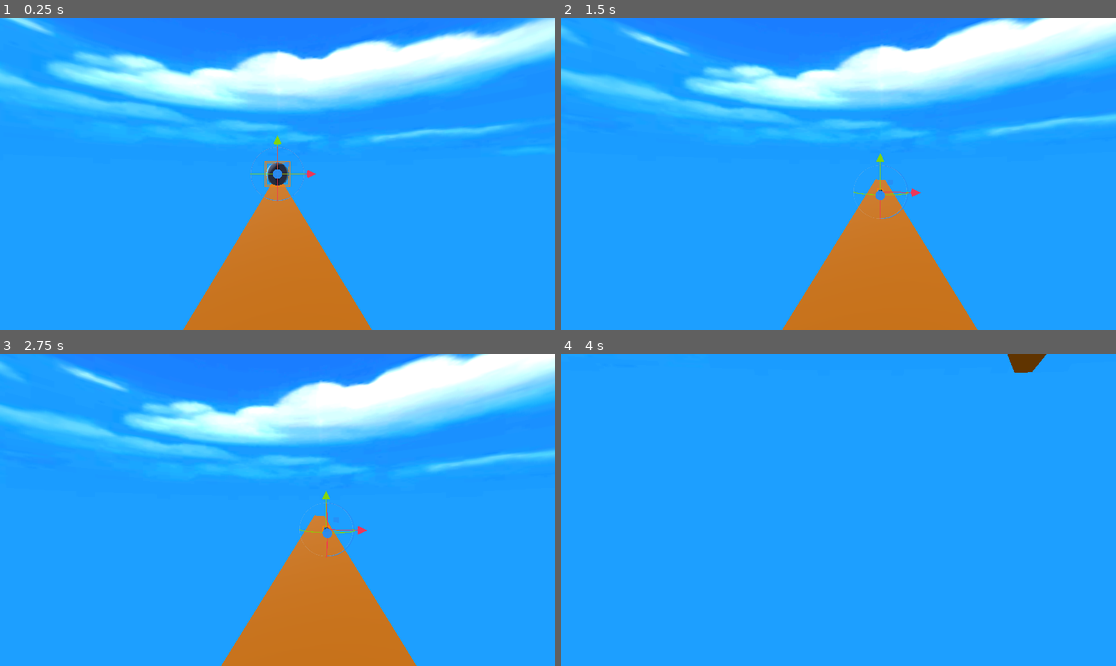
Above: before the commit, frames 1-4 (two rows, left to right).
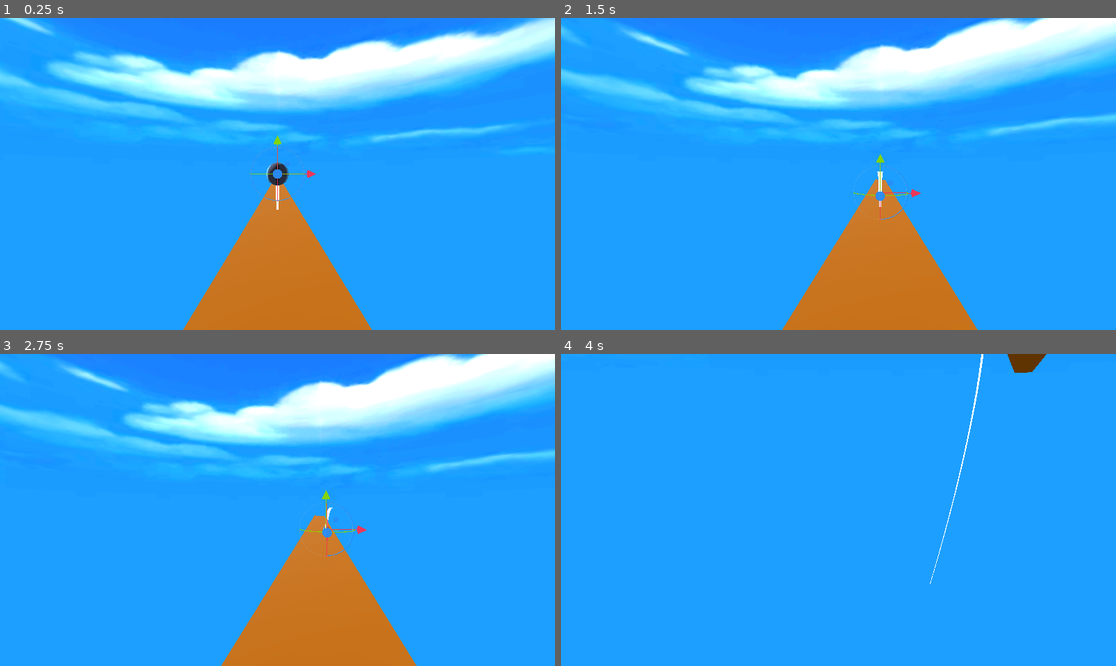
Above: after the commit, the same moments.

Repository: ErythiaSea/CMP400-PhET
Game: Godot game, scene res://Scenes/bowlingEnv.tscn
Same seed, same stepped clock (60 frames per second), same inputs: the game is played once before the commit and once after it. This scene is started directly instead of the project's main scene. The engine's default icon, where the game draws it, is replaced by a stand-in: a white triangle on a blue panel in a dark square.
Inputs (mouse positions are in pixels of both pictures, inside the frame that each line leads up to):
- Up to frame 1 (0.25 s): no input
- Up to frame 2 (1.5 s): tap Enter (ui_accept) at 0.5, 0.77 s; move the mouse to (866, 174) at 0.52 s; hold Right mouse button (mouselook_hold) 0.53-1.28 s; hold I (ball_forward) from 0.53 s (still down); tap Space (ball_fire) at 0.6 s; click (866, 174) at 0.67 s; move the mouse to (810, 174) at 1.27 s; right-click (810, 174) at 1.35 s; click (810, 174) at 1.42 s
- Up to frame 3 (2.75 s): tap Enter (ui_accept) at 1.52 s; tap Space (ball_fire) at 1.55, 2.1 s; move the mouse to (333, 441) at 2.02 s; release I (ball_forward) at 2.03 s; hold L (ball_right) from 2.03 s (still down); hold Right mouse button (mouselook_hold) from 2.03 s (still down); click (333, 441) at 2.17 s
- Up to frame 4 (4 s): move the mouse to (832, 516) at 2.77 s; release L (ball_right) at 2.78 s; release Right mouse button (mouselook_hold) at 2.78 s; hold I (ball_forward) 2.78-3.53 s; tap S (camera_bck) at 2.85 s; click (832, 516) at 2.92 s; tap Enter (ui_accept) at 3.02, 3.77 s; tap Space (ball_fire) at 3.05 s; move the mouse to (1005, 556) at 3.52 s; hold J (ball_left) from 3.53 s (still down); hold E (camera_down) from 3.53 s (still down); click (1005, 556) at 3.67 s; right-click (1005, 556) at 3.8 s

The runs differ from the first frame. In frame 1, 0.1% of the frame differs, in the area x 47-53%, y 45-62%; in frame 2, 0.2%, in the area x 52-65%, y 43-65%; in frame 3, 0.2%; in frame 4, 0.2%.

Commit message:
working trajectory line

Diff:
--- a/Scenes/bowlingEnv.tscn
+++ b/Scenes/bowlingEnv.tscn
@@ -7,6 +7,7 @@
 [ext_resource type="Texture2D" uid="uid://d1m22d2jq0h1m" path="res://GFX/icon.svg" id="3_wp4vv"]
 [ext_resource type="PackedScene" uid="uid://bvlr2qb0wnb5" path="res://Scenes/forceDiagComponent.tscn" id="4_0fhea"]
 [ext_resource type="Script" uid="uid://e3f1ox6y6cvg" path="res://addons/Gizmo3DScript/gizmo3D.gd" id="6_wp4vv"]
+[ext_resource type="Script" uid="uid://cigrabbeusvkm" path="res://Scenes/trajectory_line.gd" id="8_hymiy"]
 
 [sub_resource type="PanoramaSkyMaterial" id="PanoramaSkyMaterial_hymiy"]
 panorama = ExtResource("1_deeac")
@@ -25,6 +26,8 @@
 ambient_light_color = Color(0.7666196, 0.76661956, 0.76661956, 1)
 reflected_light_source = 1
 
+[sub_resource type="ImmediateMesh" id="ImmediateMesh_lt5hn"]
+
 [sub_resource type="PhysicsMaterial" id="PhysicsMaterial_65q5m"]
 friction = 0.2
 
@@ -39,7 +42,7 @@
 albedo_texture = ExtResource("3_wp4vv")
 
 [sub_resource type="PhysicsMaterial" id="PhysicsMaterial_hymiy"]
-friction = 0.0
+friction = 0.08
 bounce = 0.25
 
 [sub_resource type="StandardMaterial3D" id="StandardMaterial3D_w56ka"]
@@ -62,6 +65,7 @@
 show_rotation_line = false
 show_rotation_arc = false
 _opacity = 0.8
+_selection_box_color = Color(1, 0.5019608, 0, 0)
 metadata/_custom_type_script = "uid://e3f1ox6y6cvg"
 
 [node name="DirectionalLight3D" type="DirectionalLight3D" parent="."]
@@ -75,13 +79,21 @@
 [node name="WorldEnvironment" type="WorldEnvironment" parent="."]
 environment = SubResource("Environment_lt5hn")
 
-[node name="ForceBall" type="RigidBody3D" parent="."]
+[node name="TrajectoryLine" type="MeshInstance3D" parent="." node_paths=PackedStringArray("projectile")]
+top_level = true
+mesh = SubResource("ImmediateMesh_lt5hn")
+skeleton = NodePath("../ForceBall")
+script = ExtResource("8_hymiy")
+projectile = NodePath("../ForceBall")
+
+[node name="ForceBall" type="RigidBody3D" parent="." node_paths=PackedStringArray("traj_line")]
 transform = Transform3D(1, 0, 0, 0, 1, 0, 0, 0, 1, 0, 1, 0)
 mass = 7.0
 physics_material_override = SubResource("PhysicsMaterial_65q5m")
 can_sleep = false
 freeze = true
 script = ExtResource("3_0fhea")
+traj_line = NodePath("../TrajectoryLine")
 
 [node name="RemoteTransform3D" type="RemoteTransform3D" parent="ForceBall"]
 remote_path = NodePath("../ArrowRoot")
@@ -95,7 +107,7 @@
 surface_material_override/0 = SubResource("StandardMaterial3D_unano")
 
 [node name="ArrowRoot" parent="ForceBall" instance=ExtResource("4_0fhea")]
-transform = Transform3D(0, 0, 0, 0, 0, 0, 0, 0, 0, 0, 1, 0)
+transform = Transform3D(0.0001, 0, 0, 0, 0.0001, 0, 0, 0, 0.0001, 0, 1, 0)
 visible = false
 length_scale = 0.5
 distance_from_center = 0.75
--- a/Scenes/bowling_ball.gd
+++ b/Scenes/bowling_ball.gd
@@ -4,9 +4,13 @@
 @export var air_resistance_coeff: float = 0.03
 
 @onready var force_diag = $ArrowRoot
+@export var traj_line: Node3D
 
 var fired: bool = false
 var fire_impulse_strength: float = 50
+
+var last_pos: Vector3 = Vector3(0, 1, 0)
+var last_rot: Vector3 = Vector3.ZERO
 
 # Called when the node enters the scene tree for the first time.
 func _ready() -> void:
@@ -34,14 +38,20 @@
 		move_and_collide(Vector3.DOWN * 3 * delta)
 
 	if Input.is_action_just_pressed("ball_fire"):
+		last_pos = position
+		last_rot = rotation
 		freeze = false
 		linear_velocity = Vector3.ZERO
 		angular_velocity = Vector3.ZERO
-		apply_central_impulse(Vector3.FORWARD * 50)
+		apply_central_impulse(-transform.basis.z * 50)
 		fired = true
+
+	traj_line.expected_init_vel = fire_impulse_strength / mass
+	traj_line.show_aim = !fired
 
 
 func _reset() -> void:
 	fired = false
-	position = Vector3(0, 1, 0)
+	position = last_pos
+	rotation = last_rot
 	freeze = true
--- a/Scenes/force_diag_component.gd
+++ b/Scenes/force_diag_component.gd
@@ -23,7 +23,7 @@
 # Called every frame. 'delta' is the elapsed time since the previous frame.
 func _process(delta: float) -> void:
 	if !visible:
-		scale = Vector3.ZERO
+		scale = Vector3(0.0001, 0.0001, 0.0001)
 		return
 	else:
 		scale = Vector3.ONE
--- a/Scenes/mouselook_cam.gd
+++ b/Scenes/mouselook_cam.gd
@@ -3,7 +3,6 @@
 
 # Called when the node enters the scene tree for the first time.
 func _ready() -> void:
-	Input.mouse_mode = Input.MOUSE_MODE_CAPTURED
 	pass # Replace with function body.
 
 # Called every frame. 'delta' is the elapsed time since the previous frame.
@@ -36,10 +35,8 @@
 	if event is InputEventMouseButton:
 		if event.is_action_pressed("mouselook_hold"):
 			mlook = true
-			print("you did it!")
 			Input.mouse_mode = Input.MOUSE_MODE_CAPTURED if mlook else Input.MOUSE_MODE_VISIBLE
 
 		elif event.is_action_released("mouselook_hold"):
 			mlook = false
-			print("you undid it!")
 			Input.mouse_mode = Input.MOUSE_MODE_CAPTURED if mlook else Input.MOUSE_MODE_VISIBLE
--- /dev/null
+++ b/Scenes/trajectory_line.gd
@@ -0,0 +1,158 @@
+extends MeshInstance3D
+
+@export var projectile: Node3D
+
+var show_aim = false
+var base_line_thickness := 0.03
+
+var expected_init_vel: float
+
+const SHADER = preload("res://Scenes/trajectory_shader.gdshader")
+
+func _ready() -> void:
+	setup_line_material()
+
+func _physics_process(_delta: float) -> void:
+	# My projectile spawns based on the camera's position, making this a necessary reference
+	if show_aim:
+		draw_aim()
+
+func toggle_aim(is_aiming):
+	show_aim = is_aiming
+
+	# Clear the mesh so it's no longer visible
+	if not is_aiming:
+		mesh = null
+
+func get_front_direction() -> Vector3:
+	return -projectile.get_global_transform().basis.z
+
+func draw_aim():
+	var start_pos = projectile.global_position
+
+	var initial_velocity = get_front_direction() * expected_init_vel
+	var result = get_trajectory_points(start_pos, initial_velocity)
+
+	var points: Array = result.points
+	var length: float = result.length
+
+	if points.size() >= 2:
+		var line_mesh = build_trajectory_mesh(points)
+		mesh = line_mesh
+
+	if material_override is ShaderMaterial:
+		material_override.set_shader_parameter("line_length", length)
+	else:
+		mesh = null
+
+func get_trajectory_points(start_pos: Vector3, initial_velocity: Vector3) -> Dictionary:
+	var t_step := 0.01 # Sets the distance between each line point based on time
+	var g: float = -ProjectSettings.get_setting("physics/3d/default_gravity", 9.8)
+	var drag: float = ProjectSettings.get_setting("physics/3d/default_linear_damp", 0.0)
+	var points := [start_pos]
+	var total_length := 0.0
+	var current_pos = start_pos
+	var vel = initial_velocity
+
+	for i in range(220):
+		var next_pos = current_pos + vel * t_step
+		vel.y += g * t_step
+		vel *= clampf(1.0 - drag * t_step, 0, 1.0)
+
+		if not raycast_query(current_pos, next_pos).is_empty():
+			break
+
+		total_length += (next_pos - current_pos).length()
+		points.append(next_pos)
+		current_pos = next_pos
+
+	return {
+	"points": points,
+	"length": total_length
+	}
+
+func build_trajectory_mesh(points: Array) -> ImmediateMesh:
+	var line_mesh := ImmediateMesh.new()
+	if points.size() < 2:
+		return line_mesh
+
+	line_mesh.surface_begin(Mesh.PRIMITIVE_TRIANGLES)
+
+	var thickness := base_line_thickness
+	var first = true
+	var last_left: Vector3
+	var last_right: Vector3
+	var last_dist := 0.0
+	var added_vertices := false
+	var distance_along := 0.0
+
+	for i in range(1, points.size()):
+		var prev_pos = points[i - 1]
+		var current_pos = points[i]
+		var segment_length = prev_pos.distance_to(current_pos)
+		var segment_dir = (current_pos - prev_pos).normalized()
+
+		# Use a stable "up" vector from the camera
+		var cam_up = get_parent().global_transform.basis.y
+		var cam_right = get_parent().global_transform.basis.x
+		# Project the mesh width direction using a constant up ref
+		var right = segment_dir.cross(cam_up)
+		# Fallback if nearly vertical
+		if right.length_squared() < 0.0001:
+			right = cam_right
+		right = right.normalized() * thickness
+
+		var new_left = current_pos - right
+		var new_right = current_pos + right
+		var curr_dist = distance_along + segment_length
+
+		if not first:
+			# First triangle
+			line_mesh.surface_set_uv(Vector2(last_dist, 0.0))
+			line_mesh.surface_add_vertex(last_left)
+
+			line_mesh.surface_set_uv(Vector2(last_dist, 1.0))
+			line_mesh.surface_add_vertex(last_right)
+
+			line_mesh.surface_set_uv(Vector2(curr_dist, 1.0))
+			line_mesh.surface_add_vertex(new_right)
+
+			# Second triangle
+			line_mesh.surface_set_uv(Vector2(last_dist, 0.0))
+			line_mesh.surface_add_vertex(last_left)
+
+			line_mesh.surface_set_uv(Vector2(curr_dist, 1.0))
+			line_mesh.surface_add_vertex(new_right)
+
+			line_mesh.surface_set_uv(Vector2(curr_dist, 0.0))
+			line_mesh.surface_add_vertex(new_left)
+
+			added_vertices = true
+		else:
+			# With no last_left or last_right points, the first point is skipped
+			first = false
+
+		last_left = new_left
+		last_right = new_right
+		last_dist = curr_dist
+		distance_along = curr_dist
+
+	if added_vertices:
+		line_mesh.surface_end()
+	else:
+		line_mesh.clear_surfaces()
+
+	return line_mesh
+
+func setup_line_material():
+	var mat := ShaderMaterial.new()
+	mat.shader = SHADER
+	material_override = mat
+
+func raycast_query(pointA : Vector3, pointB : Vector3) -> Dictionary:
+	var space_state = get_world_3d().direct_space_state
+	var query = PhysicsRayQueryParameters3D.create(pointA, pointB, 1 << 0)
+	query.hit_from_inside = false
+	var result = space_state.intersect_ray(query)
+
+	return result
--- /dev/null
+++ b/Scenes/trajectory_shader.gdshader
@@ -0,0 +1,15 @@
+shader_type spatial;
+render_mode cull_disabled, unshaded;
+
+void vertex() {
+	// Called for every vertex the material is visible on.
+}
+
+void fragment() {
+	// Called for every pixel the material is visible on.
+}
+
+//void light() {
+//	// Called for every pixel for every light affecting the material.
+//	// Uncomment to replace the default light processing function with this one.
+//}
Not shown: 1 places in Scenes/bowlingEnv.tscn that only renumber resources
Not shown, added: Scenes/trajectory_line.gd.uid
Not shown, added: Scenes/trajectory_shader.gdshader.uid
